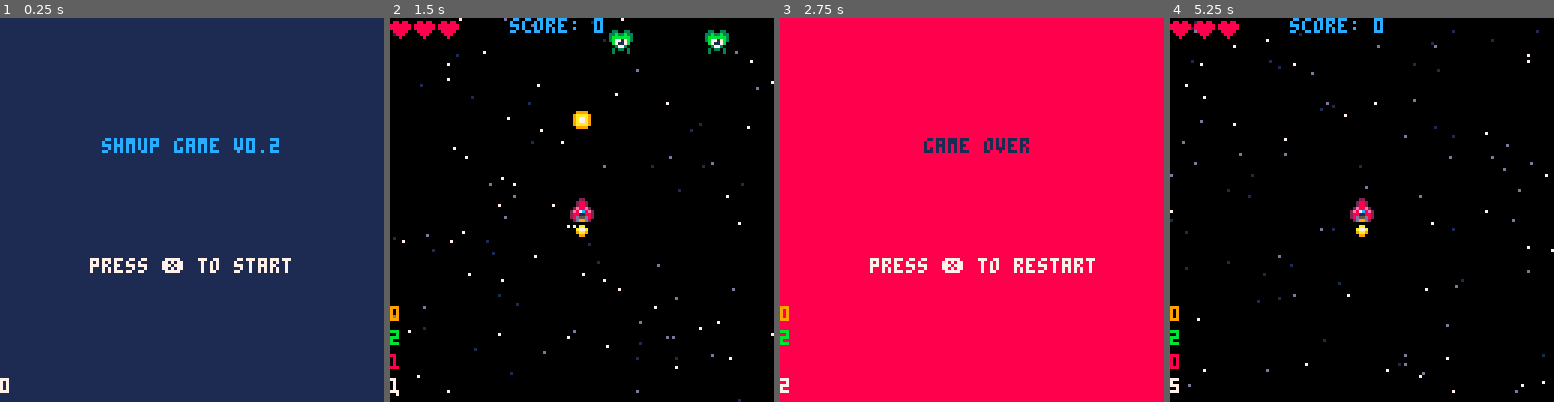
Above: before the commit, frames 1-4 (left to right).
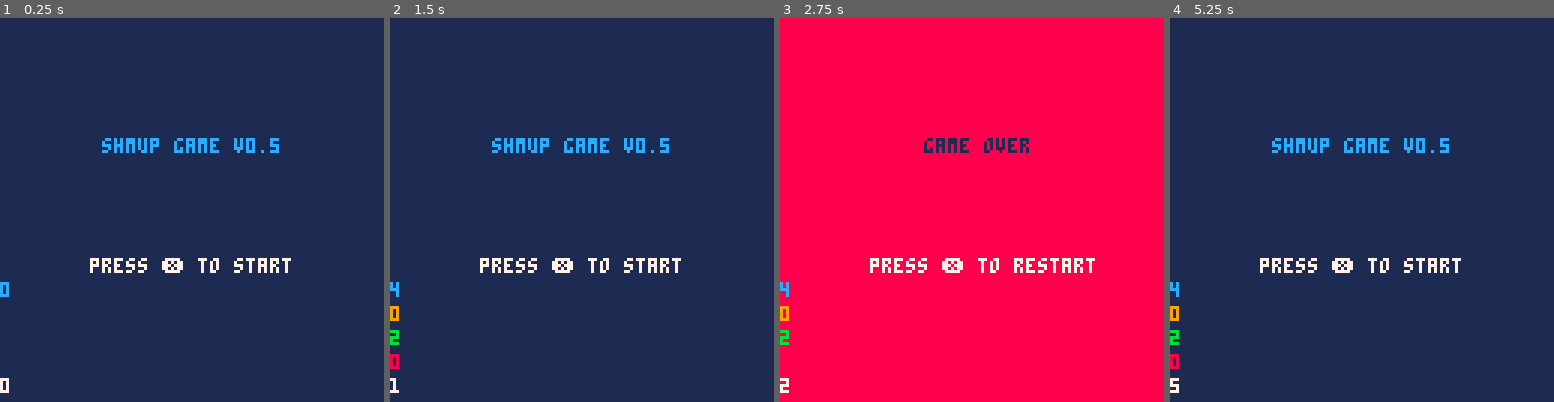
Above: after the commit, the same moments.

Repository: sirchras/p8-shmup
Game: PICO-8 cartridge shmup.p8
Same seed, same stepped clock (60 frames per second), same inputs: the game is played once before the commit and once after it.
Inputs:
- Up to frame 1 (0.25 s): no input
- Up to frame 2 (1.5 s): tap X (X key) at 0.33, 1.07 s; tap O (Z key) at 0.7 s
- Up to frame 3 (2.75 s): hold Right 1.6-2.1 s; tap O (Z key) at 1.7, 2.1, 2.5 s; tap X (X key) at 1.85 s; hold Up 2.15-2.42 s; hold Right from 2.47 s (still down)
- Up to frame 4 (5.25 s): tap O (Z key) every 0.4 s from 2.9 to 4.9 s; tap X (X key) at 2.97, 4.08, 5.2 s; release Right at 3.03 s; hold Left 3.08-3.58 s; hold Down 3.63-3.97 s; hold Right 4.02-4.68 s; hold Up 4.73-5.03 s; hold Left from 5.08 s (still down)

The runs differ from the first frame. In frame 1, 0.1% of the frame differs, in the area x 0-73%, y 32-73%; in frame 2, 100%, in the area x 0-100%, y 0-100%; in frame 3, less than 0.1%; in frame 4, 99%.

Commit message:
enable music, update btnp delay

Diff:
--- a/shmup.p8
+++ b/shmup.p8
@@ -3,8 +3,8 @@
 __lua__
 --main
 function _init()
-	--state
-	state="start"
+	startscrn()
+--	setbtnpdelay()
 end
 
 function _update()
@@ -30,26 +30,47 @@
 	if (bullets) print(#bullets,0,112,8)
 	if (enemies) print(#enemies,0,104,11)
 	if (pfx) print(#pfx,0,96,9)
-end
-
+	print(peek(0x5f5c),0,88,12)
+end
+
+--update init btnp delay to val
+-- or disables if none provided
+function setbtnpdelay(delay)
+	local delay=delay or 255
+	poke(0x5f5c,delay)
+end
 -->8
 --start state
+function startscrn()
+	--set state, play music
+	state="start"
+	music(1)
+end
+
 function update_start()
 	if btnp(❎) then
 		--start game
-		init_game()
-		state="game"
+		startgame()
 	end
 end
 
 function draw_start()
 	cls(1)
-	print("shmup game v0.2",34,40,12)
+	print("shmup game v0.5",34,40,12)
 	print("press ❎ to start",30,80,7)
 end
+
 -->8
 --game state
-function init_game()
+function startgame()
+	--state
+	state="game"
+	--set init btnp delay equal
+	-- to rep delay
+	setbtnpdelay(4)
+	--fade music
+	music(-1,2000)
+	--set score,wave
 	score=0
 	wave=1
 	--player
@@ -98,7 +119,7 @@
 	bg.update()
 	--check if game over
 	if p.♥<=0 then
-		state="over"
+		gameover()
 	end
 end
 
@@ -195,7 +216,8 @@
 	end
 	if btn(⬆️) then dy=-self.s end
 	if btn(⬇️) then dy=self.s end
-	if btn(❎) and self.fc<=0 then
+--	if btn(❎) and self.fc<=0 then
+	if btnp(❎) then
 		--spawn new bullet
 		b=bullet:new{x=x,y=y-6,dy=-2}
 		add(bullets,b)
@@ -213,7 +235,7 @@
 	--decrm iframes
 	if (self.invul>0) self.invul-=1
 	--decrm fire cooldown
-	self.fc-=1
+	if (self.fc>0) self.fc-=1
 	--anim muzzle flash
 	if (self.mflsh>0) self.mflsh-=1
 	--anim flame
@@ -535,11 +557,18 @@
 end
 -->8
 --over state
+function gameover()
+	--set state, play music
+	state="over"
+	music(6)
+	setbtnpdelay()
+end
+
 function update_over()
 	if btnp(❎) then
 		--start game
-		init_game()
-		state="game"
+--		startgame()
+		startscrn()
 	end
 end
 
Not shown, changed: the music (__music__) section of shmup.p8
